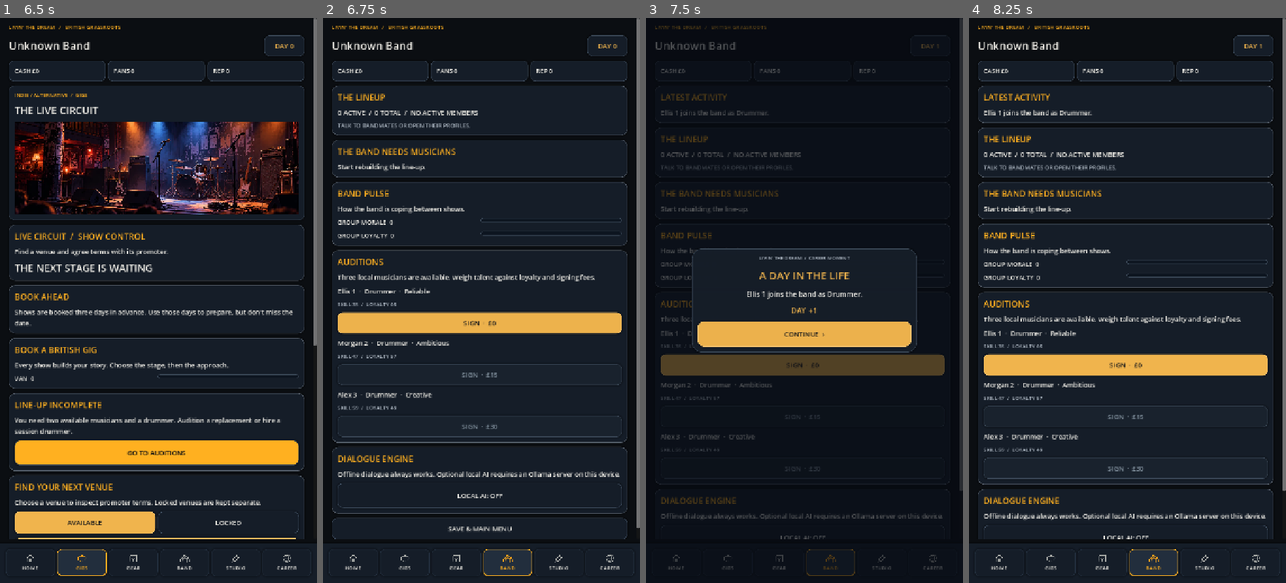
Above: before the commit, frames 1-4 (left to right).
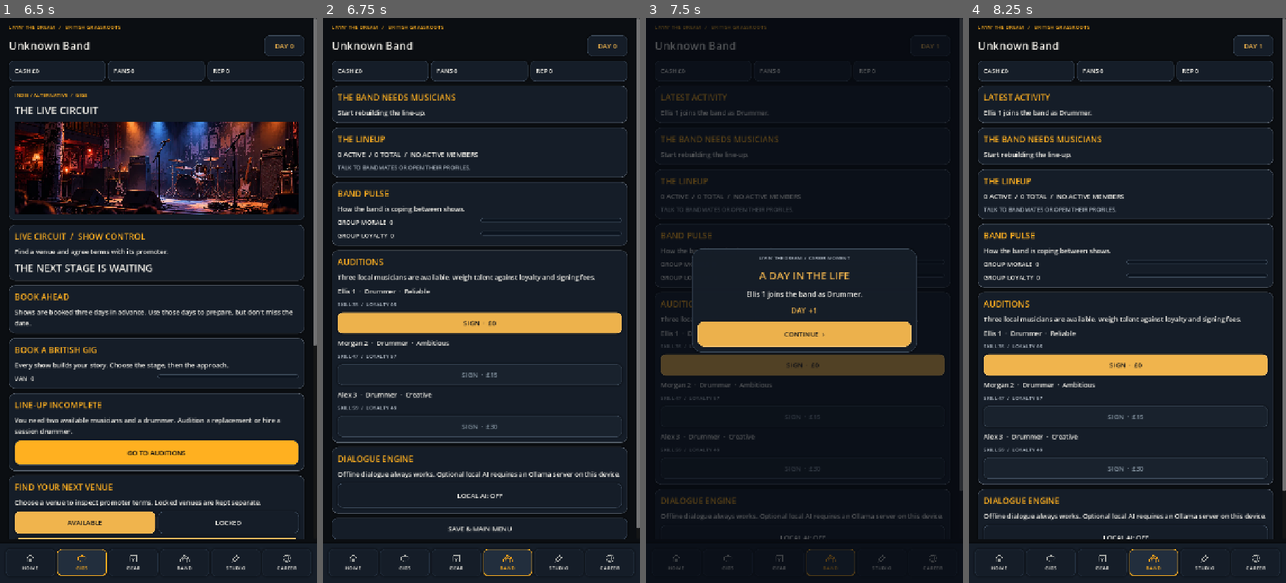
Above: after the commit, the same moments.

Repository: alimuir654-rgb/BandMaster
Game: Godot game, scene res://Scenes/CareerHub.tscn
Same seed, same stepped clock (60 frames per second), same inputs: the game is played once before the commit and once after it. This scene is started directly instead of the project's main scene.
Inputs (mouse positions are in pixels of both pictures, inside the frame that each line leads up to):
- Up to frame 1 (6.5 s): click "WRITE TOGETHER ›" at 0.5 s; click "JAM" at 1.25 s; click "HANG OUT" at 2 s; click "PROMOTE" at 2.75 s; click "HANG OUT" at 3.5 s; click (31, 560) at 4.27 s; click (85, 357) at 5.02 s; click (82, 560) at 5.77 s
- Up to frame 2 (6.75 s): click "GO TO AUDITIONS" at 6.5 s
- Up to frame 3 (7.5 s): click "SIGN · £0" at 7.25 s
- Up to frame 4 (8.25 s): click "CONTINUE ›" at 8 s

Frame 1 is identical in both runs. In frame 2, 2.4% of the frame differs, in the area x 2-96%, y 13-28%; in frame 3, 1.0%; in frame 4, 2.3%.
Error in both runs: Invalid access to property or key 'band' on a base object of type 'Dictionary'. (res://Scripts/career_hub.gd:1200)

Commit message:
Place playable musician roster before overview and alumni history

Diff:
--- a/Scripts/career_hub.gd
+++ b/Scripts/career_hub.gd
@@ -602,10 +602,6 @@
  var band_data: Dictionary = save_data.get("band",{})
  var members: Array = band_data.get("members",[])
  var pulse: Dictionary = BandPulse.overview(members)
- var overview := _card("THE LINEUP","%d ACTIVE  /  %d TOTAL  /  %s" % [int(pulse["active"]),members.size(),str(pulse["mood"]).to_upper()])
- if int(pulse["exhausted"]) > 0:
-  _label(overview,"%d BANDMATE(S) NEED REST BEFORE THE NEXT SHOW" % int(pulse["exhausted"]),14,UI.palette(_genre_id())["secondary"])
- _label(overview,"TALK TO BANDMATES OR OPEN THEIR PROFILES.",13,UI.MUTED)
  var pairs: Array = Chemistry.connections(members,save_data.get("relationships",{}))
  if members.is_empty():
   _card("THE BAND NEEDS MUSICIANS","Start rebuilding the line-up.")
@@ -646,12 +642,6 @@
    _save()
    _render()
   )
- var alumni: Array = _extra().get("former_members",[])
- if not alumni.is_empty():
-  var alumni_box := _card("FORMER MEMBERS","The people who helped shape the band.")
-  for person in alumni:
-   if person is Dictionary:
-    _label(alumni_box,str(person.get("name","Musician"))+"  /  "+str(person.get("role",""))+"  ·  "+str(person.get("reason","Left the band")),13,UI.MUTED)
  for i in range(members.size()):
   if not members[i] is Dictionary:
    continue
@@ -718,6 +708,16 @@
    var choice_id := str(choice["id"])
    _experience_tile(box,str(choice["title"]),"A personal choice that changes how this musician feels about the band.",str(choice["impact"]),int(choice["cost"]),bool(choice["enabled"]),func() -> void: _member(index,choice_id))
 
+ var overview := _card("THE LINEUP","%d ACTIVE  /  %d TOTAL  /  %s" % [int(pulse["active"]),members.size(),str(pulse["mood"]).to_upper()])
+ if int(pulse["exhausted"]) > 0:
+  _label(overview,"%d BANDMATE(S) NEED REST BEFORE THE NEXT SHOW" % int(pulse["exhausted"]),14,UI.palette(_genre_id())["secondary"])
+ _label(overview,"TALK TO BANDMATES OR OPEN THEIR PROFILES.",13,UI.MUTED)
+ var alumni: Array = _extra().get("former_members",[])
+ if not alumni.is_empty():
+  var alumni_box := _card("FORMER MEMBERS","The people who helped shape the band.")
+  for person in alumni:
+   if person is Dictionary:
+    _label(alumni_box,str(person.get("name","Musician"))+"  /  "+str(person.get("role",""))+"  ·  "+str(person.get("reason","Left the band")),13,UI.MUTED)
  var chemistry := _card("BAND PULSE","How the band is coping between shows.")
  _progress(chemistry,"GROUP MORALE",int(pulse["morale"]))
  _progress(chemistry,"GROUP LOYALTY",int(pulse["loyalty"]))
